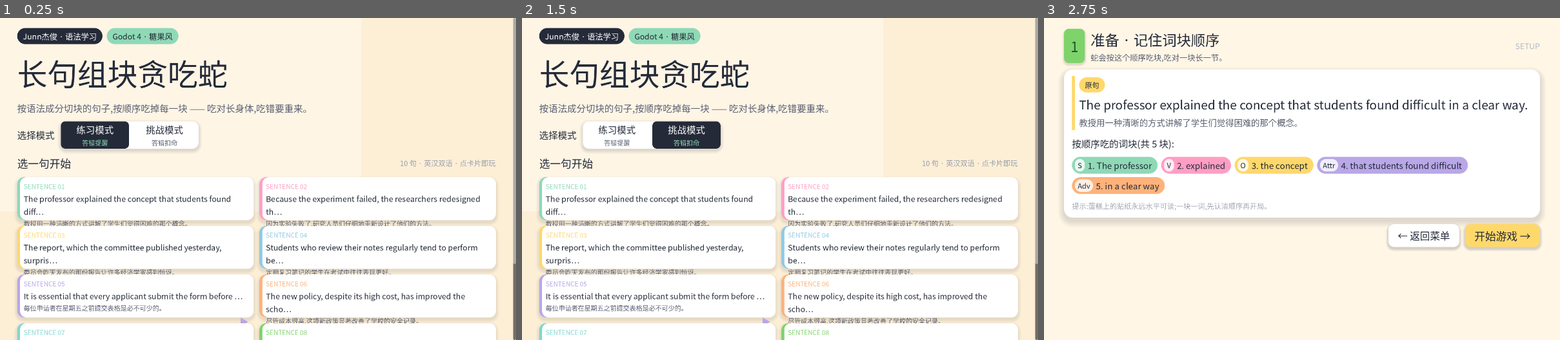
Above: before the commit, frames 1-3 (left to right).
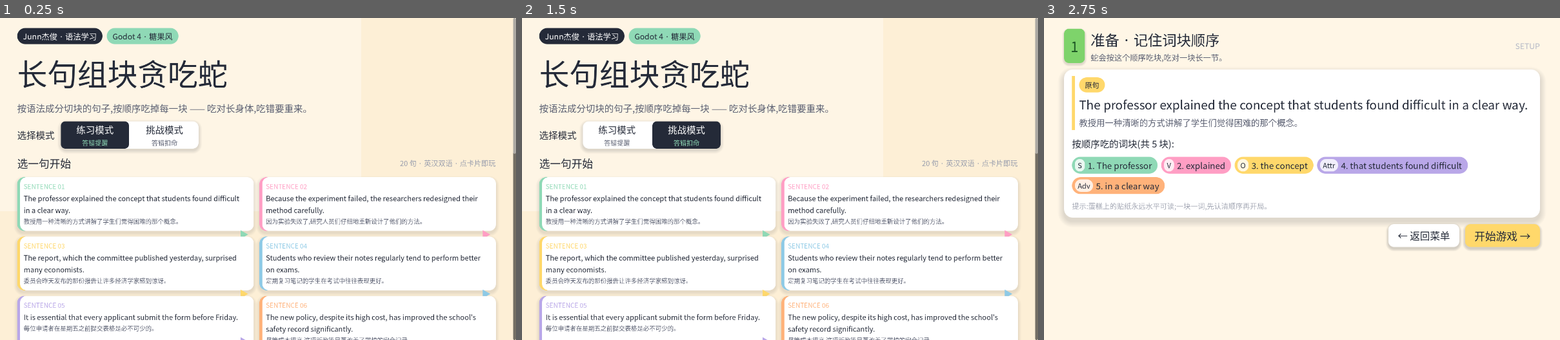
Above: after the commit, the same moments.

Repository: azel-ko/learnlanguage
Game: Godot game, scene res://scenes/main_menu.tscn
Same seed, same stepped clock (60 frames per second), same inputs: the game is played once before the commit and once after it.
Inputs (mouse positions are in pixels of both pictures, inside the frame that each line leads up to):
- Up to frame 1 (0.25 s): no input
- Up to frame 2 (1.5 s): click (614, 133) at 0.52 s; click (687, 133) at 1.27 s
- Up to frame 3 (2.75 s): click (1178, 198) at 2.02 s

The runs differ from the first frame. In frame 1, 14% of the frame differs, in the area x 3-100%, y 42-100%; in frame 2, 14%; in frame 3, nothing differs.

Commit message:
句子扩充至 20 句并修复菜单卡片文字截断
- sentences.json 新增 11-20 句,覆盖让步/条件/时间/原因状从、
  what/how 主语从、同位语从、分词构句等(参考 TOEFL 语法例句)
- 菜单卡片不再按字符截断,英文/中文全文自动换行
- 菜单计数改为按数据动态显示

Generated with [Devin](https://devin.ai)

Co-Authored-By: Devin <158243242+devin-ai-integration[bot]@users.noreply.github.com>

Diff:
--- a/data/sentences.json
+++ b/data/sentences.json
@@ -112,6 +112,115 @@
         { "en": "that most voters cared more about jobs", "zh": "大多数选民更关心就业(表语从)", "role": "Clause", "attach": 1 },
         { "en": "than about taxes", "zh": "而不是税收(比较)", "role": "Adv", "attach": 2 }
       ]
+    },
+    {
+      "ls": 11,
+      "en": "Although the topic was difficult, students understood it because the professor used clear examples.",
+      "zh": "尽管这个话题很难,但由于教授用了清晰的例子,学生们还是理解了它。",
+      "chunks": [
+        { "en": "Although the topic was difficult", "zh": "尽管这个话题很难(让步状从)", "role": "Adv", "attach": 2 },
+        { "en": "students", "zh": "学生们(主)", "role": "S", "attach": -1 },
+        { "en": "understood", "zh": "理解了(谓)", "role": "V", "attach": -1 },
+        { "en": "it", "zh": "它(宾)", "role": "O", "attach": 2 },
+        { "en": "because the professor used clear examples", "zh": "因为教授用了清晰的例子(原因状从)", "role": "Adv", "attach": 2 }
+      ]
+    },
+    {
+      "ls": 12,
+      "en": "The theory, which many scientists once accepted, was later disproved by new evidence.",
+      "zh": "那个曾被许多科学家接受的理论,后来被新的证据推翻了。",
+      "chunks": [
+        { "en": "The theory", "zh": "那个理论(主)", "role": "S", "attach": -1 },
+        { "en": "which many scientists once accepted", "zh": "许多科学家曾经接受的(定从)", "role": "Attr", "attach": 0 },
+        { "en": "was later disproved", "zh": "后来被推翻了(谓,被动)", "role": "V", "attach": -1 },
+        { "en": "by new evidence", "zh": "被新的证据(状)", "role": "Adv", "attach": 2 }
+      ]
+    },
+    {
+      "ls": 13,
+      "en": "What researchers discovered surprised the whole scientific community.",
+      "zh": "研究人员们发现的东西让整个科学界感到惊讶。",
+      "chunks": [
+        { "en": "What researchers discovered", "zh": "研究人员们发现的(what主语从)", "role": "Clause", "attach": -1 },
+        { "en": "surprised", "zh": "使……惊讶(谓)", "role": "V", "attach": -1 },
+        { "en": "the whole scientific community", "zh": "整个科学界(宾)", "role": "O", "attach": 1 }
+      ]
+    },
+    {
+      "ls": 14,
+      "en": "The fact that students perform better with adequate sleep has been well documented in recent studies.",
+      "zh": "学生在睡眠充足时表现更好这一事实,已在近期研究中得到充分证实。",
+      "chunks": [
+        { "en": "The fact", "zh": "这个事实(主)", "role": "S", "attach": -1 },
+        { "en": "that students perform better with adequate sleep", "zh": "学生睡眠充足时表现更好(同位语从)", "role": "Clause", "attach": 0 },
+        { "en": "has been well documented", "zh": "已被充分证实(谓,被动)", "role": "V", "attach": -1 },
+        { "en": "in recent studies", "zh": "在近期研究中(状)", "role": "Adv", "attach": 2 }
+      ]
+    },
+    {
+      "ls": 15,
+      "en": "Unless the weather improves, the outdoor concert will be moved indoors.",
+      "zh": "除非天气好转,否则户外音乐会将改到室内举行。",
+      "chunks": [
+        { "en": "Unless the weather improves", "zh": "除非天气好转(条件状从)", "role": "Adv", "attach": 2 },
+        { "en": "the outdoor concert", "zh": "户外音乐会(主)", "role": "S", "attach": -1 },
+        { "en": "will be moved", "zh": "将被移动(谓,被动)", "role": "V", "attach": -1 },
+        { "en": "indoors", "zh": "到室内(状)", "role": "Adv", "attach": 2 }
+      ]
+    },
+    {
+      "ls": 16,
+      "en": "The committee will meet when the Prime Minister is in Ottawa.",
+      "zh": "当总理在渥太华期间,委员会将举行会议。",
+      "chunks": [
+        { "en": "The committee", "zh": "委员会(主)", "role": "S", "attach": -1 },
+        { "en": "will meet", "zh": "将举行会议(谓)", "role": "V", "attach": -1 },
+        { "en": "when the Prime Minister is in Ottawa", "zh": "当总理在渥太华时(时间状从)", "role": "Adv", "attach": 1 }
+      ]
+    },
+    {
+      "ls": 17,
+      "en": "The passenger stepped off the train once it had reached the station.",
+      "zh": "火车一到站,那名乘客就下了车。",
+      "chunks": [
+        { "en": "The passenger", "zh": "那名乘客(主)", "role": "S", "attach": -1 },
+        { "en": "stepped off", "zh": "走下(谓)", "role": "V", "attach": -1 },
+        { "en": "the train", "zh": "火车(宾)", "role": "O", "attach": 1 },
+        { "en": "once it had reached the station", "zh": "一到站(时间状从)", "role": "Adv", "attach": 1 }
+      ]
+    },
+    {
+      "ls": 18,
+      "en": "How long the settlers had been in America is not known to historians.",
+      "zh": "这些定居者在美洲待了多久,历史学家们不得而知。",
+      "chunks": [
+        { "en": "How long the settlers had been in America", "zh": "定居者在美洲待了多久(主语从)", "role": "Clause", "attach": -1 },
+        { "en": "is not known", "zh": "不得而知(谓)", "role": "V", "attach": -1 },
+        { "en": "to historians", "zh": "对历史学家们(状)", "role": "Adv", "attach": 1 }
+      ]
+    },
+    {
+      "ls": 19,
+      "en": "Having finished the experiment, the team analyzed the results carefully.",
+      "zh": "做完实验后,团队仔细地分析了结果。",
+      "chunks": [
+        { "en": "Having finished the experiment", "zh": "做完实验后(分词状)", "role": "Adv", "attach": 1 },
+        { "en": "the team", "zh": "团队(主)", "role": "S", "attach": -1 },
+        { "en": "analyzed", "zh": "分析了(谓)", "role": "V", "attach": -1 },
+        { "en": "the results", "zh": "结果(宾)", "role": "O", "attach": 2 },
+        { "en": "carefully", "zh": "仔细地(状)", "role": "Adv", "attach": 2 }
+      ]
+    },
+    {
+      "ls": 20,
+      "en": "The museum that we visited last year is closing down next month.",
+      "zh": "我们去年参观的那座博物馆下个月要关闭了。",
+      "chunks": [
+        { "en": "The museum", "zh": "那座博物馆(主)", "role": "S", "attach": -1 },
+        { "en": "that we visited last year", "zh": "我们去年参观的(定从)", "role": "Attr", "attach": 0 },
+        { "en": "is closing down", "zh": "要关闭了(谓)", "role": "V", "attach": -1 },
+        { "en": "next month", "zh": "下个月(状)", "role": "Adv", "attach": 2 }
+      ]
     }
   ]
 }
--- a/scripts/scenes/main_menu.gd
+++ b/scripts/scenes/main_menu.gd
@@ -68,7 +68,7 @@
 	var sp := Control.new()
 	sp.size_flags_horizontal = Control.SIZE_EXPAND_FILL
 	head.add_child(sp)
-	head.add_child(UiKit.label("10 句 · 英汉双语 · 点卡片即玩", 20, Color("9a9fae")))
+	head.add_child(UiKit.label("%d 句 · 英汉双语 · 点卡片即玩" % GameData.sentences.size(), 20, Color("9a9fae")))
 	vb.add_child(head)
 
 	_grid = GridContainer.new()
--- a/scripts/tests/autotest.gd
+++ b/scripts/tests/autotest.gd
@@ -58,7 +58,7 @@
 func _run() -> void:
 	print("=== Grammar Snake autotest ===")
 	print("sentences loaded: %d" % GameData.sentences.size())
-	_assert(GameData.sentences.size() == 10, "10 sentences in JSON")
+	_assert(GameData.sentences.size() == 20, "20 sentences in JSON")
 	for s in GameData.sentences:
 		_assert(s.get("chunks", []).size() >= 3, "sentence %d has >=3 chunks" % s.get("ls", -1))
 
--- a/scripts/ui_kit.gd
+++ b/scripts/ui_kit.gd
@@ -168,7 +168,7 @@
 ## sentence card for menu grid
 static func sentence_card(index: int, total: int, en: String, zh: String, color: Color) -> Button:
 	var b := Button.new()
-	b.custom_minimum_size = Vector2(0, 120)
+	b.custom_minimum_size = Vector2(0, 150)
 	b.size_flags_horizontal = Control.SIZE_EXPAND_FILL
 	var vb := VBoxContainer.new()
 	vb.set_anchors_preset(Control.PRESET_FULL_RECT)
@@ -179,10 +179,10 @@
 	vb.add_theme_constant_override("separation", 4)
 	vb.mouse_filter = Control.MOUSE_FILTER_IGNORE
 	vb.add_child(label("SENTENCE %02d" % (index + 1), 18, color))
-	var en_l := label(en.left(60) + ("…" if en.length() > 60 else ""), 22, INK)
+	var en_l := label(en, 20, INK)
 	en_l.autowrap_mode = TextServer.AUTOWRAP_WORD_SMART
 	vb.add_child(en_l)
-	var zh_l := label(zh.left(40) + ("…" if zh.length() > 40 else ""), 18, INK_SOFT)
+	var zh_l := label(zh, 17, INK_SOFT)
 	zh_l.autowrap_mode = TextServer.AUTOWRAP_WORD_SMART
 	vb.add_child(zh_l)
 	vb.add_child(label("▶", 26, color, HORIZONTAL_ALIGNMENT_RIGHT))
Binary file changed: docs/screenshots/01_menu_desktop.png
Binary file changed: docs/screenshots/03_game_countdown.png
Binary file changed: docs/screenshots/04_game_play.png
Binary file changed: docs/screenshots/04b_game_moved.png
Binary file changed: docs/screenshots/05_game_complete.png
Binary file changed: docs/screenshots/06_game_wrong_challenge.png
Binary file changed: docs/screenshots/08_game_portrait.png
Binary file changed: docs/screenshots/09_game_portrait_eat.png
Binary file changed: docs/screenshots/10_menu_final.png
